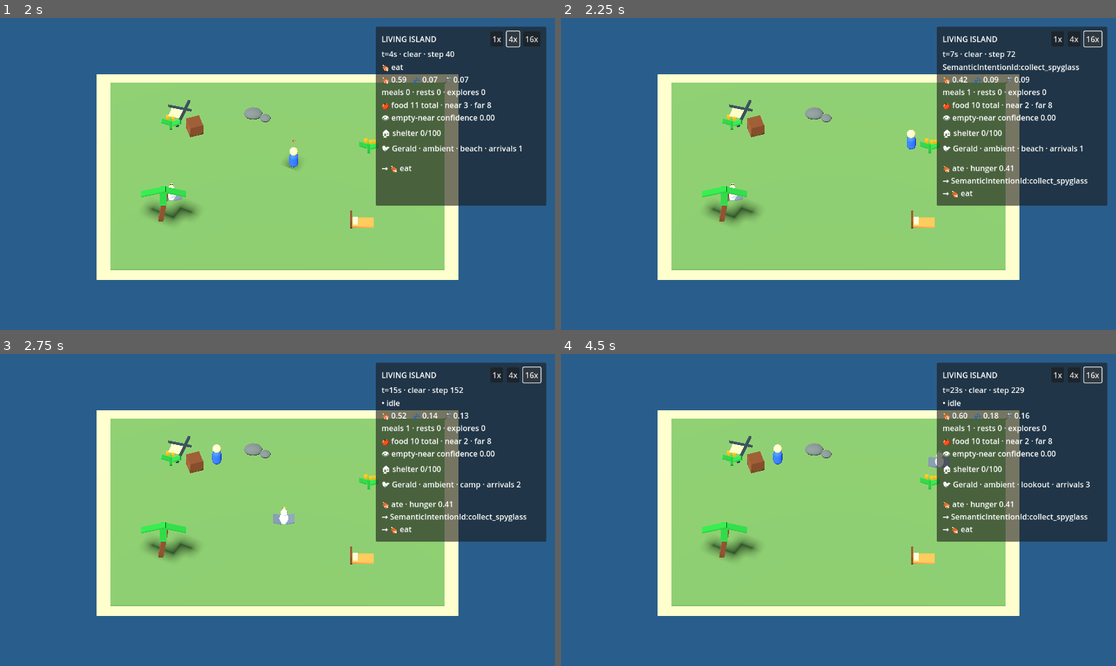
Above: before the commit, frames 1-4 (two rows, left to right).
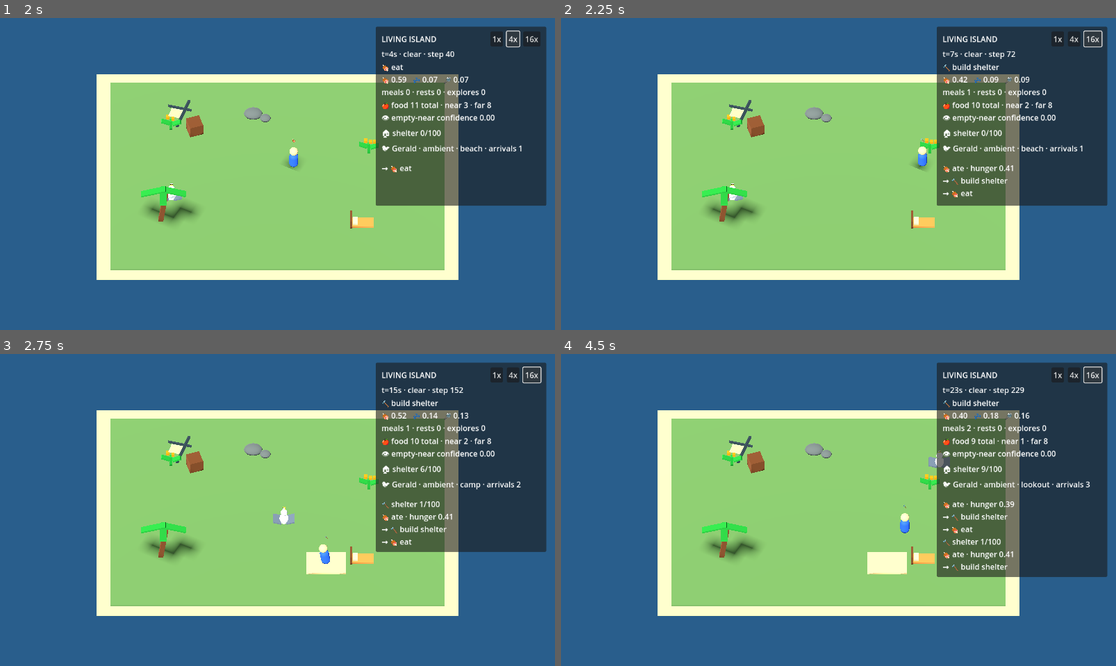
Above: after the commit, the same moments.

Repository: RrR2010/wilson-shipwrecked
Game: Godot game, scene res://tools/living_simulation/living_simulation.tscn
The game is run twice, just before and just after one commit, with the same random seed, the same clock (stepped at 60 frames per second) and the same inputs. The project has no main scene, so this scene is started directly.
Inputs:
- Up to frame 1 (2 s): click "1x" at 0.5 s; click "4x" at 1.25 s
- Up to frame 2 (2.25 s): click "16x" at 2 s
- Up to frame 3 (2.75 s): no input
- Up to frame 4 (4.5 s): click "1x" at 2.75 s; click "4x" at 3.5 s; click "16x" at 4.25 s

Frame 1 is identical in both runs. In frame 2, 0.8% of the frame differs, in the area x 62-95%, y 14-54%; in frame 3, 2.4%; in frame 4, 4.9%, in the area x 38-99%, y 14-72%.
Error before the commit: Assertion failed: DecisionCandidate requires SemanticIntentionId (res://src/domain/cognition/decision_candidate.gd:29)

Commit message:
fix: prohibit malformed spyglass intent candidates at producer boundary

Diff:
--- a/src/domain/cognition/authored_tool_opportunity_source.gd
+++ b/src/domain/cognition/authored_tool_opportunity_source.gd
@@ -18,7 +18,9 @@
 var _pickup_intention
 var _use_intention
 
+
 func _init(world, beliefs, tool, actor, target, known_tool, known_target, held_relation, inspection_receipt, pickup_intention, use_intention) -> void:
+	assert(pickup_intention != null and use_intention != null, "AuthoredToolOpportunitySource requires both semantic intention ids")
 	_world = world
 	_beliefs = beliefs
 	_tool = tool
@@ -31,7 +33,11 @@
 	_pickup_intention = pickup_intention
 	_use_intention
 
+
 func generate() -> Array:
+	# Never emit a candidate that would violate CurrentIntentionStore's invariant.
+	if _pickup_intention == null or _use_intention == null:
+		return []
 	var known = _beliefs.get_entry(_known_tool)
 	if known == null or known.confidence < 0.5:
 		return []
